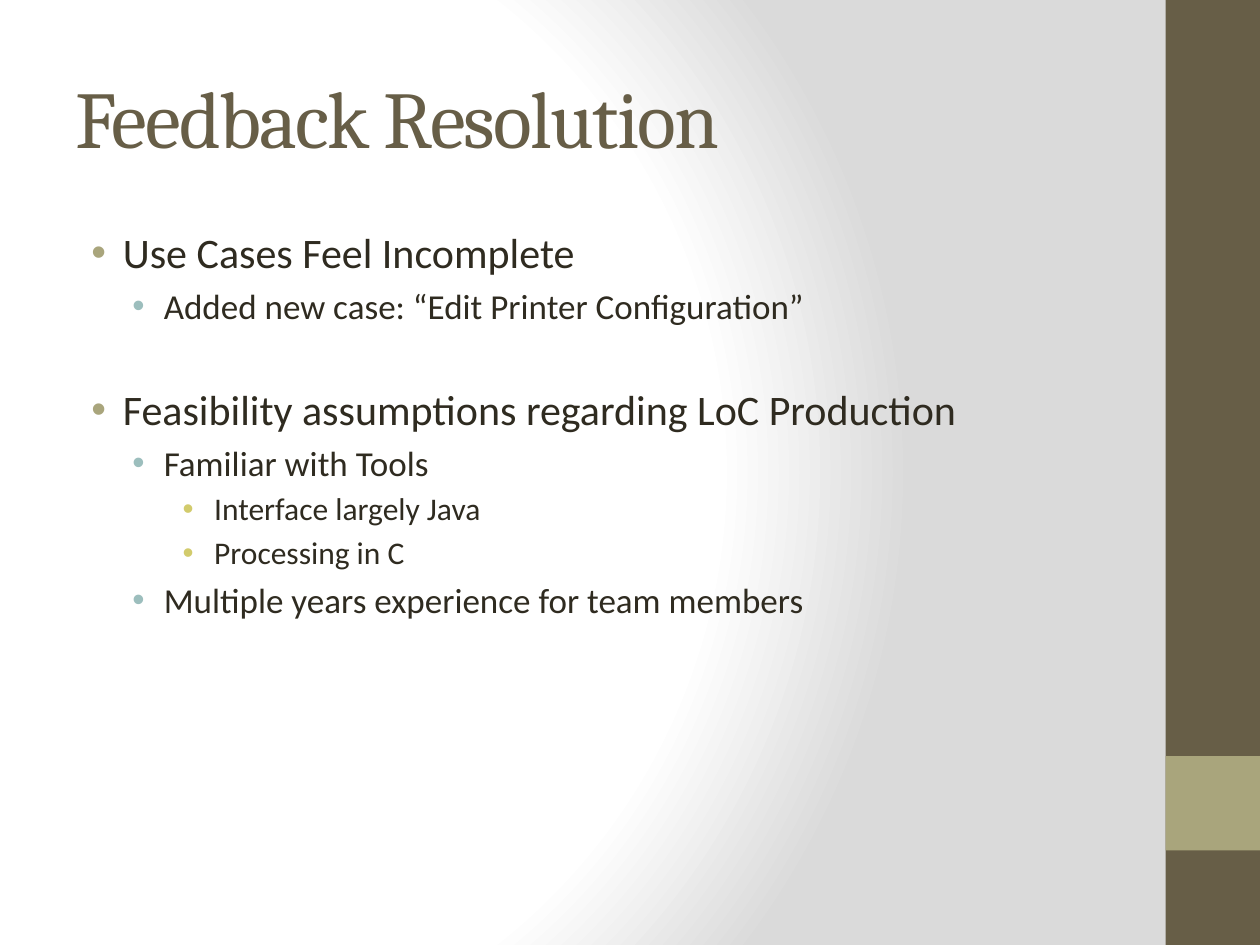
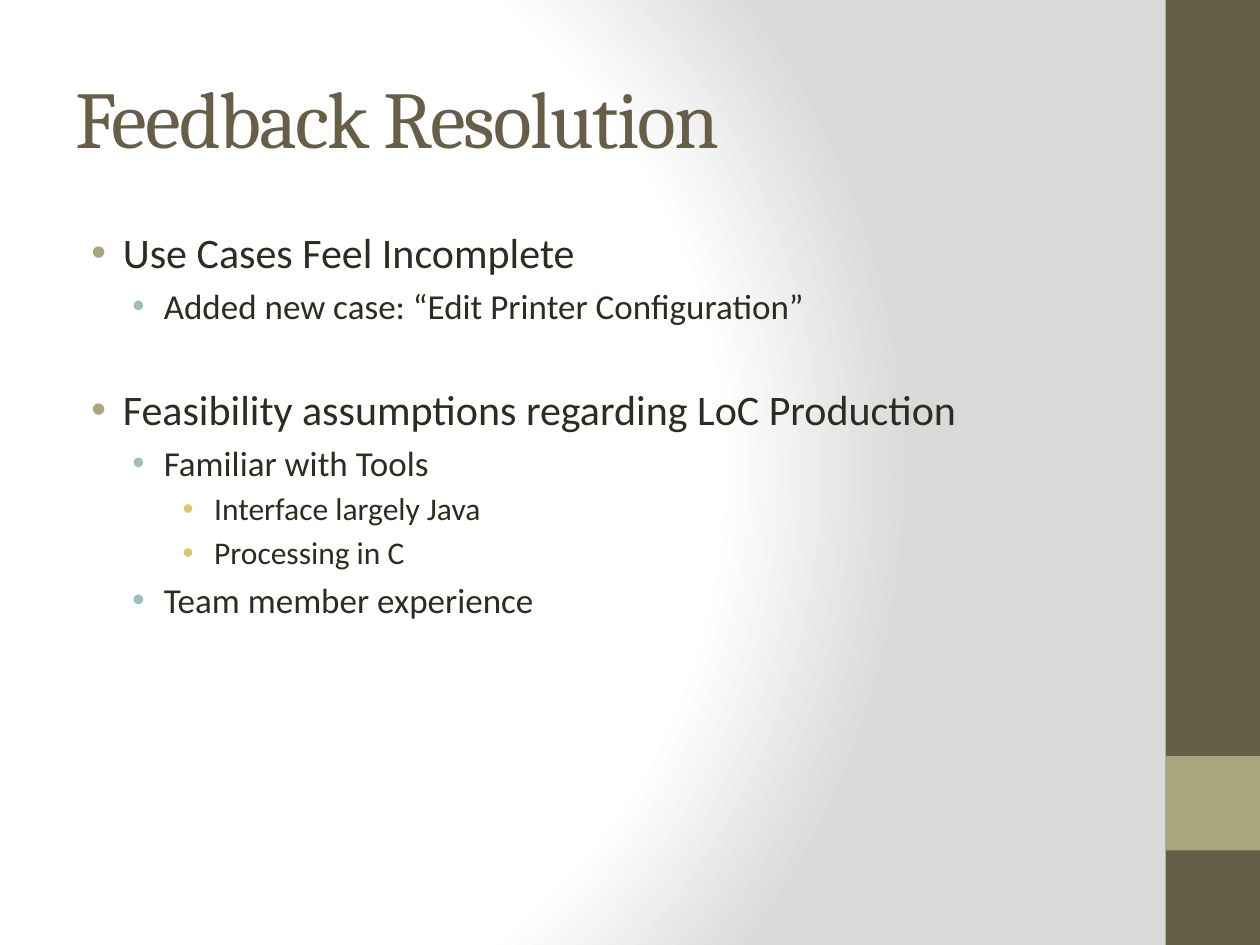
Before and after one commit to qpHalcy0n/SRDesign, a slide deck: slide 6 of Status Updates/2013 11 14.pptx. Drawn at 1260x945 pixels with LibreOffice and Linux fonts; fonts in the diff are those of the drawing. Boxes give left, top, right and bottom in pixels: in the first picture for what was removed or moved away, otherwise in the second. Text is boxed around its words. In the diff, an @@ line names an element or a change of style, - is before the commit and + after.

Commit message:
Changes wording on LOC estimate slide

```diff
--- a/Status Updates/2013 11 14.pptx
+++ b/Status Updates/2013 11 14.pptx
@@ text at (x1=164, y1=588, x2=533, y2=619): text changed @@
-  • Multiple years experience for team members
+  • Team member experience
```
